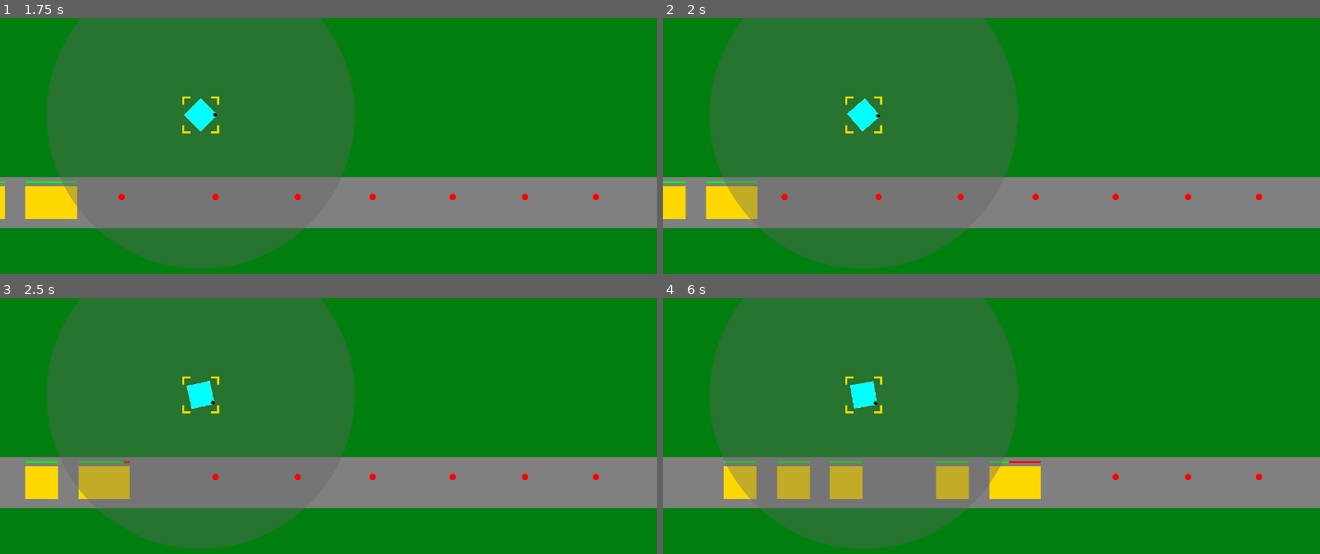
Above: before the commit, frames 1-4 (two rows, left to right).
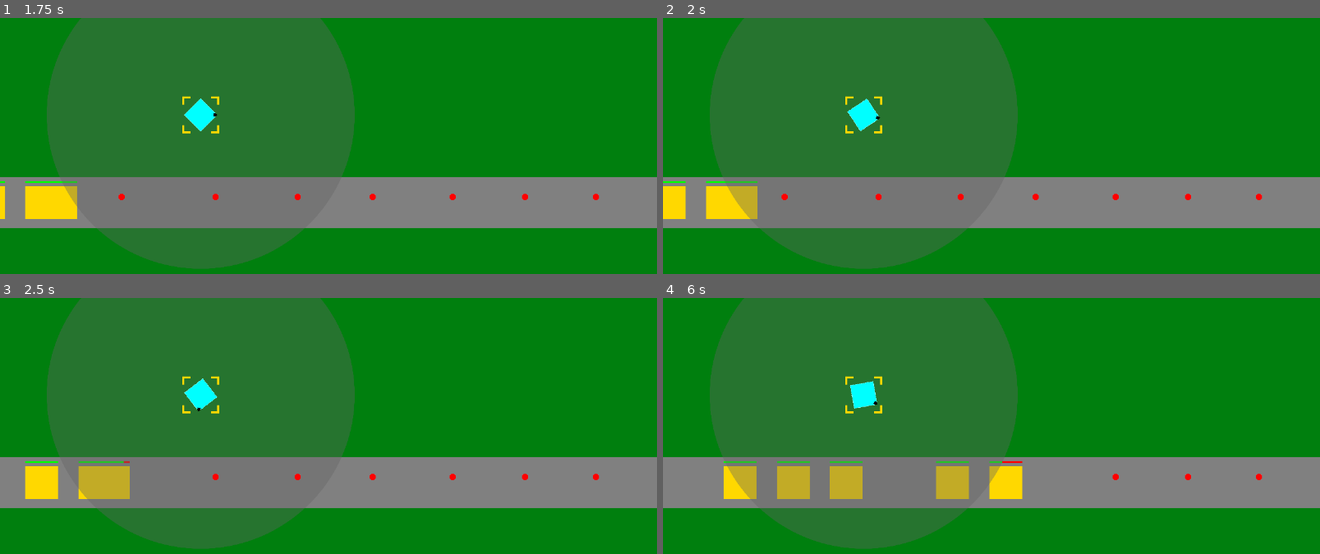
Above: after the commit, the same moments.

Repository: phrasmotica/godot-tower-defence
Game: Godot game, scene res://scenes/game.tscn
Same seed, same stepped clock (60 frames per second), same inputs: the game is played once before the commit and once after it.
Inputs (mouse positions are in pixels of both pictures, inside the frame that each line leads up to):
- Up to frame 1 (1.75 s): tap Enter (ui_accept) at 0.5, 0.77, 1.52 s; move the mouse to (203, 115) at 0.52 s; click (203, 115) at 0.67 s; move the mouse to (197, 220) at 1.27 s; click (197, 220) at 1.42 s
- Up to frame 2 (2 s): no input
- Up to frame 3 (2.5 s): move the mouse to (394, 400) at 2.02 s; click (394, 400) at 2.17 s
- Up to frame 4 (6 s): move the mouse to (outside the picture) at 2.77 s; click (outside the picture) at 2.92 s; tap Enter (ui_accept) at 3.02, 3.77, 4.52 s; move the mouse to (1188, 538) at 3.52 s; click (1188, 538) at 3.67 s; move the mouse to (794, 426) at 4.27 s; click (794, 426) at 4.42 s; move the mouse to (1024, 482) at 5.02 s; click (1024, 482) at 5.17 s; move the mouse to (892, 390) at 5.77 s; click (892, 390) at 5.92 s

Frame 1 is identical in both runs. In frame 2, less than 0.1% of the frame differs, in the area x 28-34%, y 31-45%; in frame 3, 0.1%; in frame 4, 0.4%, in the area x 51-58%, y 63-79%.

Commit message:
Allow specifying a rotation speed for a tower level

Diff:
--- a/scenes/gun_tower.tscn
+++ b/scenes/gun_tower.tscn
@@ -119,6 +119,7 @@
 [node name="Stats" parent="Levels/Level1" index="1"]
 projectile = ExtResource("5_ikvgn")
 fire_rate = 2
+rotate_speed = 4
 
 [node name="Level2" parent="Levels" instance=ExtResource("4_t0fww")]
 visible = false
@@ -131,6 +132,7 @@
 projectile = ExtResource("5_ikvgn")
 damage = 2
 fire_rate = 2
+rotate_speed = 5
 
 [node name="Barrel" parent="." instance=ExtResource("7_mplx0")]
 
--- a/scripts/stats.gd
+++ b/scripts/stats.gd
@@ -11,3 +11,6 @@
 
 @export_range(3, 6)
 var range: int = 3
+
+@export_range(1, 10)
+var rotate_speed: int = 3
--- a/scripts/tower.gd
+++ b/scripts/tower.gd
@@ -51,11 +51,13 @@
 	return enemies[0]
 
 func point_towards_enemy(enemy: Enemy, delta: float):
+	var rotate_speed = levels_node.get_current_level().stats.rotate_speed
+
 	# gets the angle we want to face
 	var angle_to_enemy = global_position.direction_to(enemy.global_position).angle()
 
 	# slowly changes the rotation to face the angle
-	levels_node.rotation = move_toward(levels_node.rotation, angle_to_enemy, delta)
+	levels_node.rotation = move_toward(levels_node.rotation, angle_to_enemy, delta * rotate_speed)
 
 func get_range_px():
 	var level = levels_node.get_current_level()
